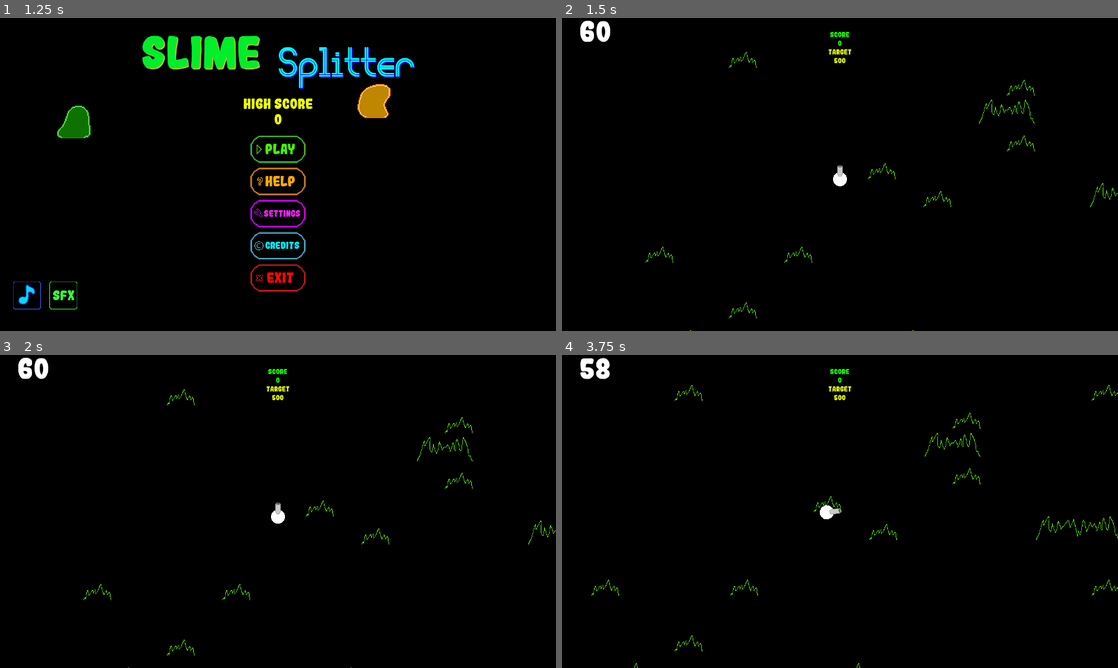
Above: before the commit, frames 1-4 (two rows, left to right).
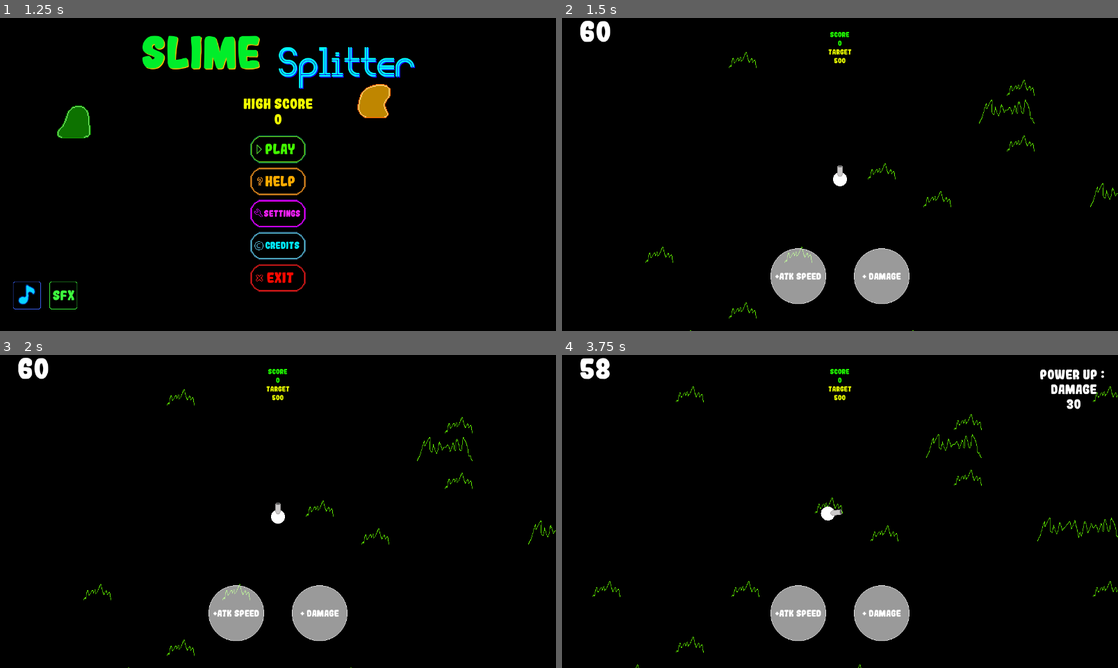
Above: after the commit, the same moments.

Repository: Insta-x/slime-splitter-game
Game: Godot game, scene res://Menu/Menu.tscn
The game is run twice, just before and just after one commit, with the same random seed, the same clock (stepped at 60 frames per second) and the same inputs.
Inputs (mouse positions are in pixels of both pictures, inside the frame that each line leads up to):
- Up to frame 1 (1.25 s): click "Play" at 0.5 s
- Up to frame 2 (1.5 s): click "Play" at 1.25 s
- Up to frame 3 (2 s): no input
- Up to frame 4 (3.75 s): click (795, 611) at 2 s, where only the run after the commit has a clickable "+Atk Speed"; click (878, 611) at 2.75 s, where only the run after the commit has a clickable "+ damage"; tap Enter at 3.5 s; move the mouse to (962, 495) at 3.52 s; hold D (move_right) from 3.53 s (still down); hold Space (dash) from 3.53 s (still down); click (962, 495) at 3.67 s

Frame 1 is identical in both runs. In frame 2, 2.8% of the frame differs, in the area x 37-63%, y 73-92%; in frame 3, 2.8%; in frame 4, 4.4%, in the area x 5-100%, y 4-100%.

Commit message:
add Power Up selection menu (not finished)

Diff:
--- a/GameMode/Game.gd
+++ b/GameMode/Game.gd
@@ -6,6 +6,7 @@
 onready var world : Node2D = $World
 onready var player : Player = $World/Player
 onready var GameOverLabel : Label = $HUD/CenterContainer/GameOverLabel
+onready var PowerUpSelection = $HUD/PowerUpSelection
 
 var score := 0 setget set_score
 var target_score := 500 setget set_target_score
@@ -15,6 +16,8 @@
 
 var time := 60.0 setget set_time
 var target_score_inc := 500
+var duration := 0.0
+var power_up_type = "null"
 
 
 func _ready() -> void:
@@ -23,10 +26,20 @@
 	player.connect("get_loot", self, "add_score")
 	player.connect("shooting", $Camera2D, "shake")
 	player.connect("dead", self, "game_over")
+	PowerUpSelection.connect("power_up",player , "power_up")
+	PowerUpSelection.connect("power_up", self, "power_up_label")
 
 
 func _process(delta: float) -> void:
 	self.time -= delta * int(not get_tree().paused)
+	if power_up_type != "null":
+		if duration <= 0.0:
+			$HUD/PowerUpLabel.visible = false
+			power_up_type = "null"
+			player.power_up(power_up_type)
+		elif duration > 0:
+			self.duration -= delta * int(not get_tree().paused)
+			$HUD/PowerUpLabel.text = "Power Up : \n" + power_up_type + "\n" +str(max(0, int(ceil(duration))))
 
 
 func _input(event: InputEvent) -> void:
@@ -113,3 +126,10 @@
 	if time <= 0.0 and not game_done:
 		player.died()
 	$HUD/TimeLabel.text = str(max(0, int(ceil(time))))
+
+
+
+func power_up_label(type : String):
+	$HUD/PowerUpLabel.visible =  true
+	power_up_type = type
+	duration = 30.0
--- a/GameMode/Game.tscn
+++ b/GameMode/Game.tscn
@@ -6,6 +6,7 @@
 [ext_resource path="res://Assets/Fonts/gomarice_gogono_cocoa_mochi.ttf" type="DynamicFontData" id=4]
 [ext_resource path="res://Assets/Audios/GameMusic.ogg" type="AudioStream" id=5]
 [ext_resource path="res://Assets/Audios/Died_sfx.wav" type="AudioStream" id=6]
+[ext_resource path="res://Objects/PowerUp/PowerUpSelection.tscn" type="PackedScene" id=7]
 
 [sub_resource type="DynamicFont" id=1]
 size = 64
@@ -24,6 +25,10 @@
 
 [sub_resource type="DynamicFont" id=5]
 size = 48
+font_data = ExtResource( 4 )
+
+[sub_resource type="DynamicFont" id=6]
+size = 30
 font_data = ExtResource( 4 )
 
 [node name="Game" type="Node"]
@@ -82,7 +87,7 @@
 anchor_bottom = 1.0
 margin_left = -6.23627
 margin_top = 0.8909
-margin_right = -6.23627
+margin_right = -6.23633
 margin_bottom = 0.890869
 mouse_filter = 2
 __meta__ = {
@@ -118,6 +123,21 @@
 "_edit_use_anchors_": false
 }
 
+[node name="PowerUpSelection" parent="HUD" instance=ExtResource( 7 )]
+
+[node name="PowerUpLabel" type="Label" parent="HUD"]
+visible = false
+margin_left = 1100.0
+margin_top = 30.0
+margin_right = 1250.0
+margin_bottom = 61.0
+custom_fonts/font = SubResource( 6 )
+text = "Power Up :"
+align = 1
+__meta__ = {
+"_edit_use_anchors_": false
+}
+
 [node name="SpawnTimer" type="Timer" parent="."]
 pause_mode = 1
 wait_time = 0.8
--- a/Objects/Player/Player.gd
+++ b/Objects/Player/Player.gd
@@ -25,6 +25,8 @@
 var dash_dir := Vector2.ZERO
 var dashing := false
 
+var damage_buff= 0
+var attack_speed_buff = 0
 
 func _ready() -> void:
 	Global.player = self
@@ -42,10 +44,11 @@
 		bullet.global_position = global_position
 		bullet.global_rotation = global_rotation
 		get_parent().add_child(bullet)
+		bullet.bullet_type += damage_buff
 		gun_cd = true
 		$GunShot.play()
 		emit_signal("shooting", 0.15, 6)
-		$GunCD.start(0.3)
+		$GunCD.start(0.3/(1 + attack_speed_buff))
 	if shooting_split and not split_cd:
 		var bullet := splitter_bullet.instance()
 		bullet.direction = (get_global_mouse_position() - global_position).normalized()
@@ -54,7 +57,7 @@
 		split_cd = true
 		$SplitterShot.play()
 		emit_signal("shooting", 0.07, 3)
-		$SplitCD.start(0.2)
+		$SplitCD.start(0.2/(1 + attack_speed_buff))
 
 	# Movement
 	if dashing:
@@ -108,3 +111,16 @@
 
 func _on_DashCD_timeout():
 	can_dash = true
+
+
+func power_up(type : String ):
+	if type == "null":
+		attack_speed_buff = 0
+		damage_buff = 0
+	else :
+		if type == "Atk Speed":
+			attack_speed_buff = 1
+			damage_buff = 0
+		if type == "Damage":
+			damage_buff = 1
+			attack_speed_buff = 0
--- /dev/null
+++ b/Objects/PowerUp/PowerUpSelection.gd
@@ -0,0 +1,16 @@
+extends Control
+
+signal power_up(type)
+
+
+var PowerSelected = "null"
+
+
+func _on_AtkSpeed_pressed():
+	PowerSelected = "Atk Speed"
+	emit_signal("power_up", PowerSelected)
+
+
+func _on_Damage_pressed():
+	PowerSelected = "Damage"
+	emit_signal("power_up", PowerSelected)
--- /dev/null
+++ b/Objects/PowerUp/PowerUpSelection.tscn
@@ -0,0 +1,70 @@
+[gd_scene load_steps=5 format=2]
+
+[ext_resource path="res://Objects/PowerUp/PowerUpSelection.gd" type="Script" id=1]
+[ext_resource path="res://Assets/Art/Circle.png" type="Texture" id=2]
+[ext_resource path="res://Assets/Fonts/gomarice_gogono_cocoa_mochi.ttf" type="DynamicFontData" id=3]
+
+[sub_resource type="DynamicFont" id=1]
+size = 21
+font_data = ExtResource( 3 )
+
+[node name="PowerUpSelection" type="Control"]
+anchor_right = 1.0
+anchor_bottom = 1.0
+margin_left = 480.0
+margin_top = 530.0
+margin_right = -480.0
+margin_bottom = -62.0
+script = ExtResource( 1 )
+__meta__ = {
+"_edit_use_anchors_": false
+}
+
+[node name="HBoxContainer" type="HBoxContainer" parent="."]
+margin_right = 320.0
+margin_bottom = 128.0
+custom_constants/separation = 64
+__meta__ = {
+"_edit_use_anchors_": false
+}
+
+[node name="AtkSpeed" type="TextureButton" parent="HBoxContainer"]
+margin_right = 128.0
+margin_bottom = 128.0
+texture_normal = ExtResource( 2 )
+__meta__ = {
+"_edit_use_anchors_": false
+}
+
+[node name="Label" type="Label" parent="HBoxContainer/AtkSpeed"]
+margin_left = 10.0
+margin_top = 53.0
+margin_right = 117.0
+margin_bottom = 75.0
+custom_fonts/font = SubResource( 1 )
+text = "+Atk Speed"
+__meta__ = {
+"_edit_use_anchors_": false
+}
+
+[node name="Damage" type="TextureButton" parent="HBoxContainer"]
+margin_left = 192.0
+margin_right = 320.0
+margin_bottom = 128.0
+texture_normal = ExtResource( 2 )
+__meta__ = {
+"_edit_use_anchors_": false
+}
+
+[node name="Label" type="Label" parent="HBoxContainer/Damage"]
+margin_left = 19.0
+margin_top = 53.0
+margin_right = 108.0
+margin_bottom = 75.0
+custom_fonts/font = SubResource( 1 )
+text = "+ damage"
+__meta__ = {
+"_edit_use_anchors_": false
+}
+[connection signal="pressed" from="HBoxContainer/AtkSpeed" to="." method="_on_AtkSpeed_pressed"]
+[connection signal="pressed" from="HBoxContainer/Damage" to="." method="_on_Damage_pressed"]
--- a/Objects/Slimes/Slime.gd
+++ b/Objects/Slimes/Slime.gd
@@ -73,11 +73,11 @@
 
 
 func _on_BulletDetector_body_entered(body : Bullet) -> void:
-	self.health -= body.bullet_type
 	if body.bullet_type == 0:
 		split()
 		if size == 1:
 			return
+	self.health -= body.bullet_type
 	body._hit()
 
 
Binary file added: Assets/Art/Circle.png
Not shown, added: Assets/Art/Circle.png.import
Not shown: 1 places in GameMode/Game.tscn that only renumber resources
